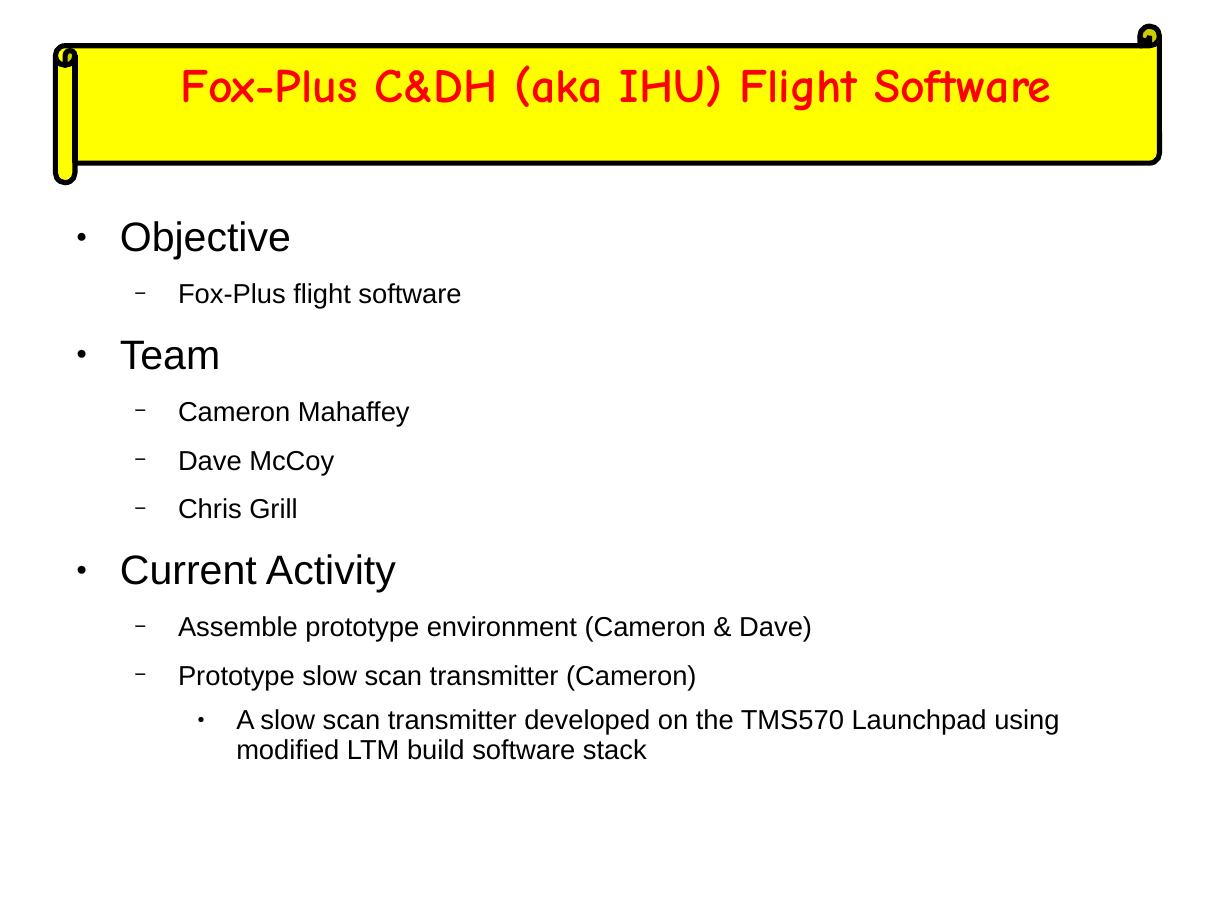
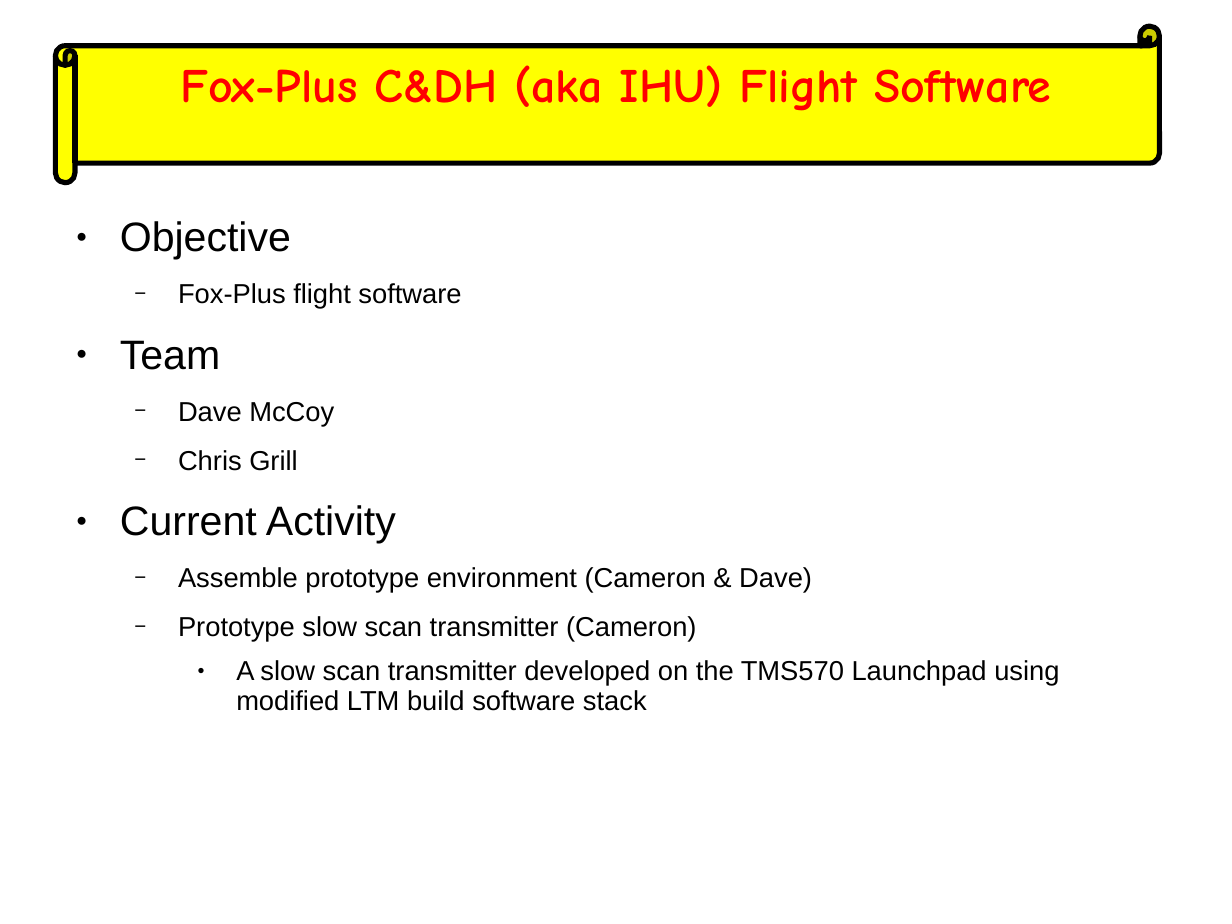
Before and after one commit to AMSAT-NA/fox-plus, a slide deck: slide 8 of weekly_engineering_meetings/2023-03-22/ASCENT-FOX+ Slide.odp (slide 7 before the commit). Drawn at 1232x924 pixels with LibreOffice and Linux fonts; fonts in the diff are those of the drawing. Boxes give left, top, right and bottom in pixels: in the first picture for what was removed or moved away, otherwise in the second. Text is boxed around its words. In the diff, an @@ line names an element or a change of style, - is before the commit and + after.

```diff
--- a/weekly_engineering_meetings/2023-03-22/ASCENT-FOX+ Slide.odp
+++ b/weekly_engineering_meetings/2023-03-22/ASCENT-FOX+ Slide.odp
@@ text at [178, 401, 410, 426]: paragraph removed @@
-  − Cameron Mahaffey
```
Also in this commit, not shown: 4 other slides changed, 2 slides added, 2 slides removed, 3 other files.
